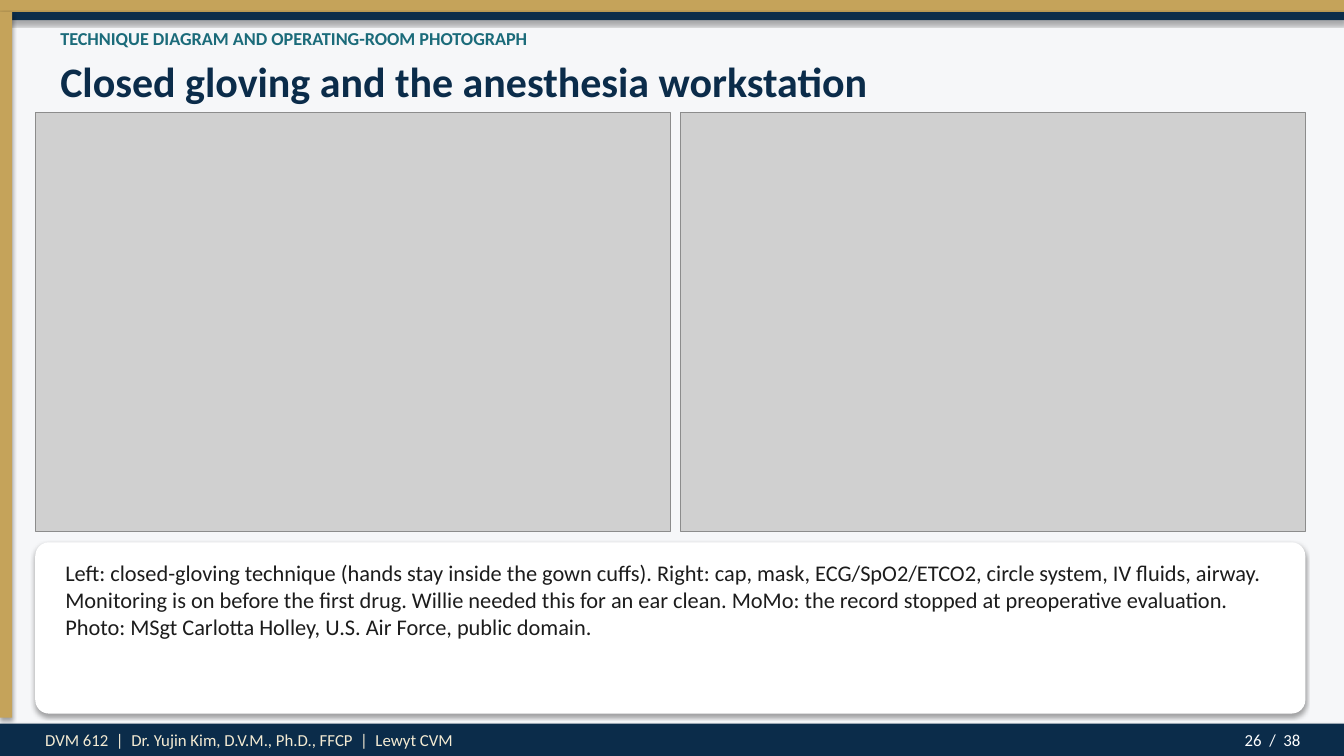
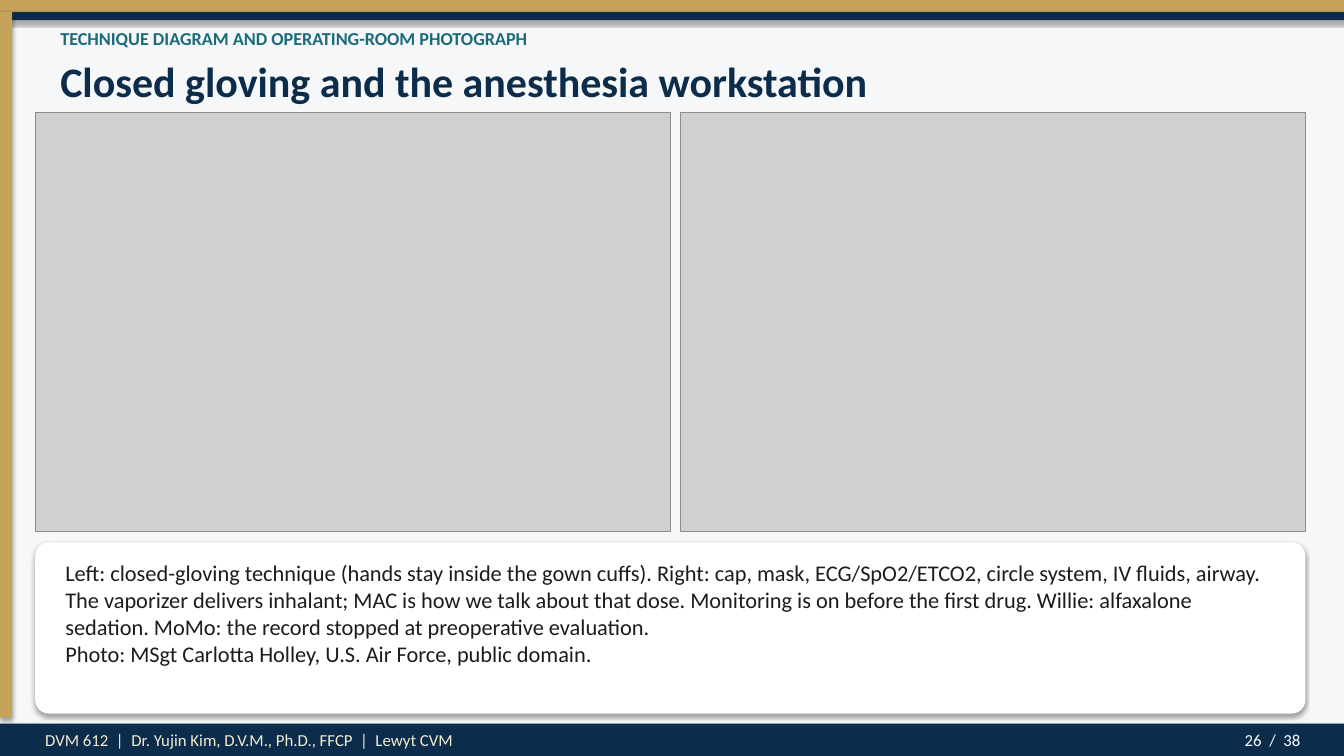
Before and after one commit to drkimvet/happycare, a slide deck: slide 26 of lectures/DVM-612_Week4_Preop_PatientPrep_Postop.pptx. Drawn at 1344x756 pixels with LibreOffice and Linux fonts; fonts in the diff are those of the drawing; grey boxes stand for pictures. Boxes give left, top, right and bottom in pixels: in the first picture for what was removed or moved away, otherwise in the second. Text is boxed around its words. In the diff, an @@ line names an element or a change of style, - is before the commit and + after.

```diff
--- a/lectures/DVM-612_Week4_Preop_PatientPrep_Postop.pptx
+++ b/lectures/DVM-612_Week4_Preop_PatientPrep_Postop.pptx
@@ text at (65, 565, 1260, 666): text changed @@
-Left: closed-gloving technique (hands stay inside the gown cuffs). Right: cap, mask, ECG/SpO2/ETCO2, circle system, IV fluids, airway. Monitoring is on before the first drug. Willie needed this for an ear clean. MoMo: the record stopped at preoperative evaluation.
-Photo: MSgt Carlotta Holley, U.S. Air Force, public domain.
+Left: closed-gloving technique (hands stay inside the gown cuffs). Right: cap, mask, ECG/SpO2/ETCO2, circle system, IV fluids, airway. The vaporizer delivers inhalant; MAC is how we talk about that dose. Monitoring is on before the first drug. Willie: alfaxalone sedation. MoMo: the record stopped at preoperative evaluation.
+Photo: MSgt Carlotta Holley, U.S. Air Force, public domain.
```
Also in this commit, not shown: 8 other slides changed, 1 slide added, 1 slide removed, 2 other files.
